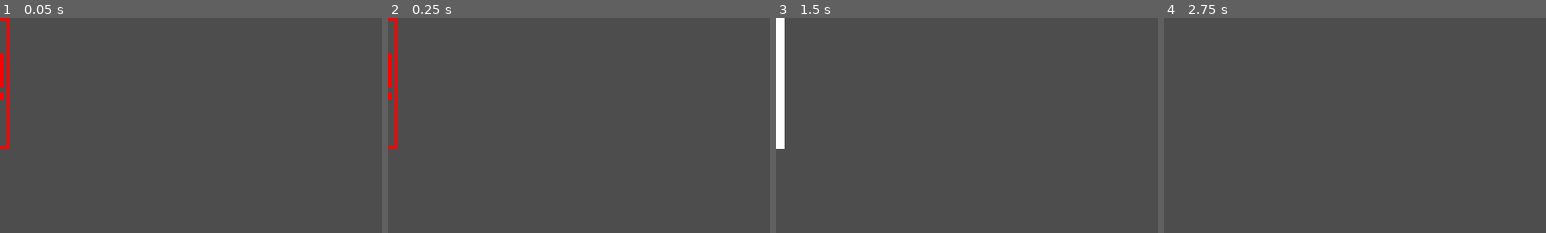
Above: before the commit, frames 1-4 (left to right).
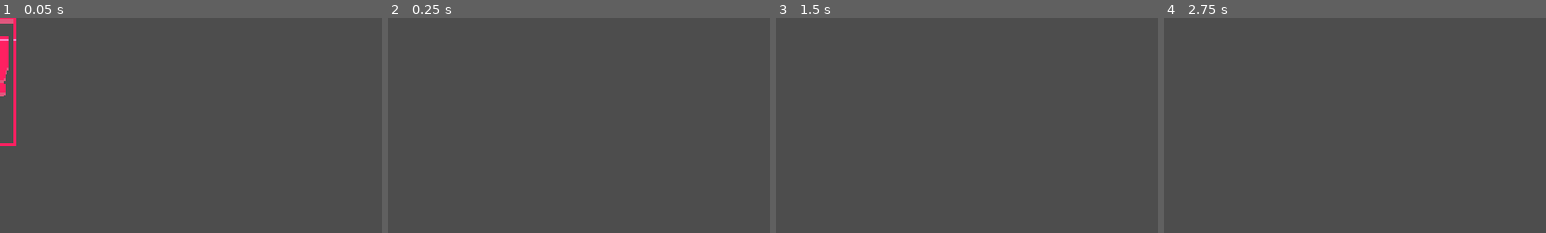
Above: after the commit, the same moments.

Repository: jaytheoff/Jean-Junior-s-Uglyduck
Game: Godot game, scene res://Scenes/Jobs/Subscenes/Thunder.tscn
Same seed, same stepped clock (60 frames per second), same inputs: the game is played once before the commit and once after it. This scene is started directly instead of the project's main scene.
Inputs:
- Up to frame 1 (0.05 s): no input
- Up to frame 2 (0.25 s): no input
- Up to frame 3 (1.5 s): hold Z (Accept) 0.53-1.28 s; hold Right (Right) from 0.53 s (still down); tap Up (Jump) at 0.77 s; tap Shift (Dash) at 1.35 s
- Up to frame 4 (2.75 s): tap Up (Jump) at 1.52 s; tap Enter at 2 s; release Right (Right) at 2.03 s; hold Left (Left) from 2.03 s (still down); hold Z (Accept) from 2.03 s (still down)
The pictures show only the part of the screen within x 0-50%, y 0-50%; the shares and areas given below are measured in that part.

The runs differ from the first frame. In frame 1, 1.5% of the frame differs, in the area x 0-5%, y 0-61%; in frame 2, 0.7%; in frame 3, 1.4%; in frame 4, nothing differs.

Commit message:
[2026-01-06] Thunder changed
Havent been able to do so many updates lately because i have an test incoming.

So yes i changed how the thunder code works cuz it was straight up spaghetti before.

Diff:
--- a/Scenes/Jobs/Subscenes/Thunder.tscn
+++ b/Scenes/Jobs/Subscenes/Thunder.tscn
@@ -1,6 +1,82 @@
-[gd_scene load_steps=3 format=3 uid="uid://c6nv3p3b1dhu0"]
+[gd_scene load_steps=13 format=3 uid="uid://c6nv3p3b1dhu0"]
 
 [ext_resource type="Script" uid="uid://bgujpisrpesim" path="res://Scripts/thunder.gd" id="1_0wqoq"]
+[ext_resource type="Texture2D" uid="uid://c64rjgmxghymb" path="res://Images/Sprites/Job 1/Thunder-shock-Sheet.png" id="2_yrfs0"]
+[ext_resource type="Texture2D" uid="uid://blq0qxiwsbquq" path="res://Images/Sprites/Job 1/Warning-Area-Sheet.png" id="3_cckp2"]
+
+[sub_resource type="AtlasTexture" id="AtlasTexture_yrfs0"]
+atlas = ExtResource("2_yrfs0")
+region = Rect2(0, 0, 34, 128)
+
+[sub_resource type="AtlasTexture" id="AtlasTexture_cckp2"]
+atlas = ExtResource("2_yrfs0")
+region = Rect2(34, 0, 34, 128)
+
+[sub_resource type="AtlasTexture" id="AtlasTexture_4e4wx"]
+atlas = ExtResource("2_yrfs0")
+region = Rect2(68, 0, 34, 128)
+
+[sub_resource type="AtlasTexture" id="AtlasTexture_3hds3"]
+atlas = ExtResource("2_yrfs0")
+region = Rect2(102, 0, 34, 128)
+
+[sub_resource type="AtlasTexture" id="AtlasTexture_ialwq"]
+atlas = ExtResource("2_yrfs0")
+region = Rect2(136, 0, 34, 128)
+
+[sub_resource type="AtlasTexture" id="AtlasTexture_d8xqx"]
+atlas = ExtResource("3_cckp2")
+region = Rect2(0, 0, 32, 128)
+
+[sub_resource type="AtlasTexture" id="AtlasTexture_jk2ub"]
+atlas = ExtResource("3_cckp2")
+region = Rect2(32, 0, 32, 128)
+
+[sub_resource type="SpriteFrames" id="SpriteFrames_d8xqx"]
+animations = [{
+"frames": [{
+"duration": 1.0,
+"texture": SubResource("AtlasTexture_yrfs0")
+}, {
+"duration": 1.0,
+"texture": SubResource("AtlasTexture_cckp2")
+}, {
+"duration": 1.0,
+"texture": SubResource("AtlasTexture_4e4wx")
+}, {
+"duration": 1.0,
+"texture": SubResource("AtlasTexture_3hds3")
+}, {
+"duration": 1.0,
+"texture": SubResource("AtlasTexture_ialwq")
+}],
+"loop": false,
+"name": &"shock",
+"speed": 18.0
+}, {
+"frames": [{
+"duration": 1.0,
+"texture": SubResource("AtlasTexture_d8xqx")
+}, {
+"duration": 1.0,
+"texture": SubResource("AtlasTexture_jk2ub")
+}, {
+"duration": 1.0,
+"texture": SubResource("AtlasTexture_d8xqx")
+}, {
+"duration": 1.0,
+"texture": SubResource("AtlasTexture_jk2ub")
+}, {
+"duration": 1.0,
+"texture": SubResource("AtlasTexture_d8xqx")
+}, {
+"duration": 1.0,
+"texture": SubResource("AtlasTexture_jk2ub")
+}],
+"loop": false,
+"name": &"warning",
+"speed": 5.0
+}]
 
 [sub_resource type="RectangleShape2D" id="RectangleShape2D_t5d4o"]
 size = Vector2(95, 655)
@@ -9,68 +85,24 @@
 scale = Vector2(0.3, 0.3)
 script = ExtResource("1_0wqoq")
 
-[node name="ColorRect" type="ColorRect" parent="."]
-offset_left = -39.0
-offset_right = 40.0
-offset_bottom = 653.0
+[node name="AnimatedSprite2D" type="AnimatedSprite2D" parent="."]
+modulate = Color(2.0325725, 2.0325725, 2.0325725, 1)
+z_index = 2
+position = Vector2(0, 319.99997)
+scale = Vector2(5, 5)
+sprite_frames = SubResource("SpriteFrames_d8xqx")
+animation = &"shock"
+frame = 4
+frame_progress = 1.0
 
 [node name="CollisionShape2D" type="CollisionShape2D" parent="."]
 position = Vector2(0.5, 327.5)
 shape = SubResource("RectangleShape2D_t5d4o")
+disabled = true
 debug_color = Color(0.99999994, 0.007172685, 0.07558925, 0.41960785)
-
-[node name="Warning" type="Control" parent="."]
-layout_mode = 3
-anchors_preset = 0
-offset_left = -39.0
-offset_right = 40.0
-offset_bottom = 655.0
-
-[node name="ColorRect" type="ColorRect" parent="Warning"]
-layout_mode = 0
-offset_left = -8.0
-offset_right = 5.0
-offset_bottom = 655.0
-color = Color(1, 0, 0, 1)
-
-[node name="ColorRect3" type="ColorRect" parent="Warning"]
-layout_mode = 0
-offset_left = 3.0
-offset_top = 639.0
-offset_right = 74.0
-offset_bottom = 655.0
-color = Color(1, 0, 0, 1)
-
-[node name="ColorRect4" type="ColorRect" parent="Warning"]
-layout_mode = 0
-offset_left = 5.0
-offset_right = 74.0
-offset_bottom = 15.0
-color = Color(1, 0, 0, 1)
-
-[node name="ColorRect2" type="ColorRect" parent="Warning"]
-layout_mode = 0
-offset_left = 74.0
-offset_right = 87.0
-offset_bottom = 655.0
-color = Color(1, 0, 0, 1)
-
-[node name="ColorRect5" type="ColorRect" parent="Warning"]
-layout_mode = 0
-offset_left = 20.0
-offset_top = 376.0
-offset_right = 60.0
-offset_bottom = 416.0
-color = Color(1, 0, 0, 1)
-
-[node name="ColorRect6" type="ColorRect" parent="Warning"]
-layout_mode = 0
-offset_left = 20.0
-offset_top = 180.0
-offset_right = 60.0
-offset_bottom = 352.0
-color = Color(1, 0, 0, 1)
 
 [node name="PointLight2D" type="PointLight2D" parent="."]
 
 [connection signal="body_entered" from="." to="." method="_on_body_entered"]
+[connection signal="shock" from="." to="." method="_on_shock"]
+[connection signal="animation_finished" from="AnimatedSprite2D" to="." method="_on_animated_sprite_2d_animation_finished"]
--- a/Scripts/job_1.gd
+++ b/Scripts/job_1.gd
@@ -29,8 +29,10 @@
 
 # Called every frame. 'delta' is the elapsed time since the previous frame.
 func _process(delta: float) -> void:
+
 	$CanvasLayer/Score.text = "Score: %d" % get_node("Player").score
 	$CanvasLayer/HP_display.text = "HP: %d" % get_node("Player").HP
+
 func _event():
 
 	event_active = false
@@ -52,7 +54,7 @@
 	$"CanvasLayer/Wheater Alert".show()
 
 	var tween = create_tween()
-	tween.tween_property($"CanvasLayer/Wheater Alert", "position", Vector2(0, 1), 1.0)
+	tween.tween_property($"CanvasLayer/Wheater Alert", "position", Vector2(0, 1), 1.0).set_trans(Tween.TRANS_CUBIC).set_ease(Tween.EASE_OUT)
 	await tween.finished
 
 	# Wait for 3 seconds
@@ -95,8 +97,7 @@
 			_thunder_bolt(Vector2.ZERO)
 			_thunder_bolt(Vector2.ZERO)
 			_thunder_bolt(Vector2.ZERO)
-			_thunder_bolt(Vector2.ZERO)
-			await get_tree().create_timer(1).timeout
+			await get_tree().create_timer(4).timeout
 		return
 
 func _sunshine():
--- a/Scripts/player_job1.gd
+++ b/Scripts/player_job1.gd
@@ -70,4 +70,5 @@
 		_die()
 
 func _die():
-	queue_free()
+	get_tree().paused = true
+	print("Game Over!")
--- a/Scripts/thunder.gd
+++ b/Scripts/thunder.gd
@@ -1,27 +1,34 @@
 extends Area2D
 
+signal shock
 
 # Called when the node enters the scene tree for the first time.
 func _ready() -> void:
-	$Warning.show
-	$ColorRect.hide()
-	$CollisionShape2D.disabled = true
-	await get_tree().create_timer(0.6).timeout
-	_beam_Flash()
+	$AnimatedSprite2D.play("warning")
+	await $AnimatedSprite2D.animation_finished
+	emit_signal("shock")
 
 
 # Called every frame. 'delta' is the elapsed time since the previous frame.
 func _process(delta: float) -> void:
 	pass
 
-func _beam_Flash():
-	$Warning.hide()
-	$ColorRect.show()
-	$CollisionShape2D.disabled = false
-	await get_tree().create_timer(1.0).timeout
-	queue_free()
 
 func _on_body_entered(body: Node2D) -> void:
 	if body.is_in_group("Player"):
 		print("Player got cooked!")
 		body._take_damage(25)
+
+
+func _on_animated_sprite_2d_animation_finished() -> void:
+	if $AnimatedSprite2D.animation == "warning":
+		emit_signal("shock")
+	if $AnimatedSprite2D.animation == "shock":
+		await $AnimatedSprite2D.animation_finished
+		queue_free()
+
+
+
+func _on_shock() -> void:
+	$AnimatedSprite2D.play("shock")
+	$CollisionShape2D.disabled = false
Binary file added: Images/Sprites/Job 1/Thunder-shock-Sheet.png
Binary file added: Images/Sprites/Job 1/Warning-Area-Sheet.png
